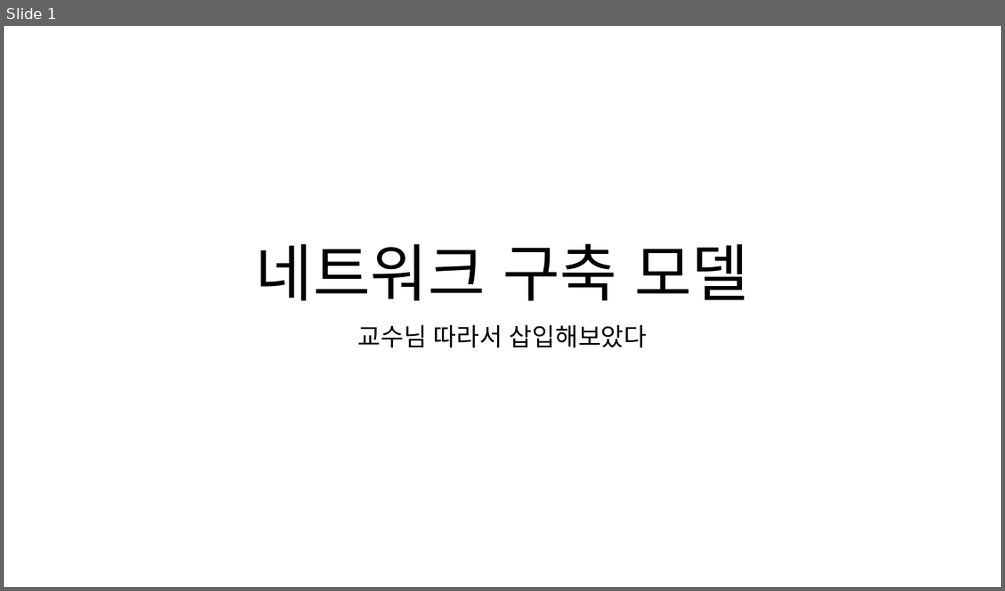
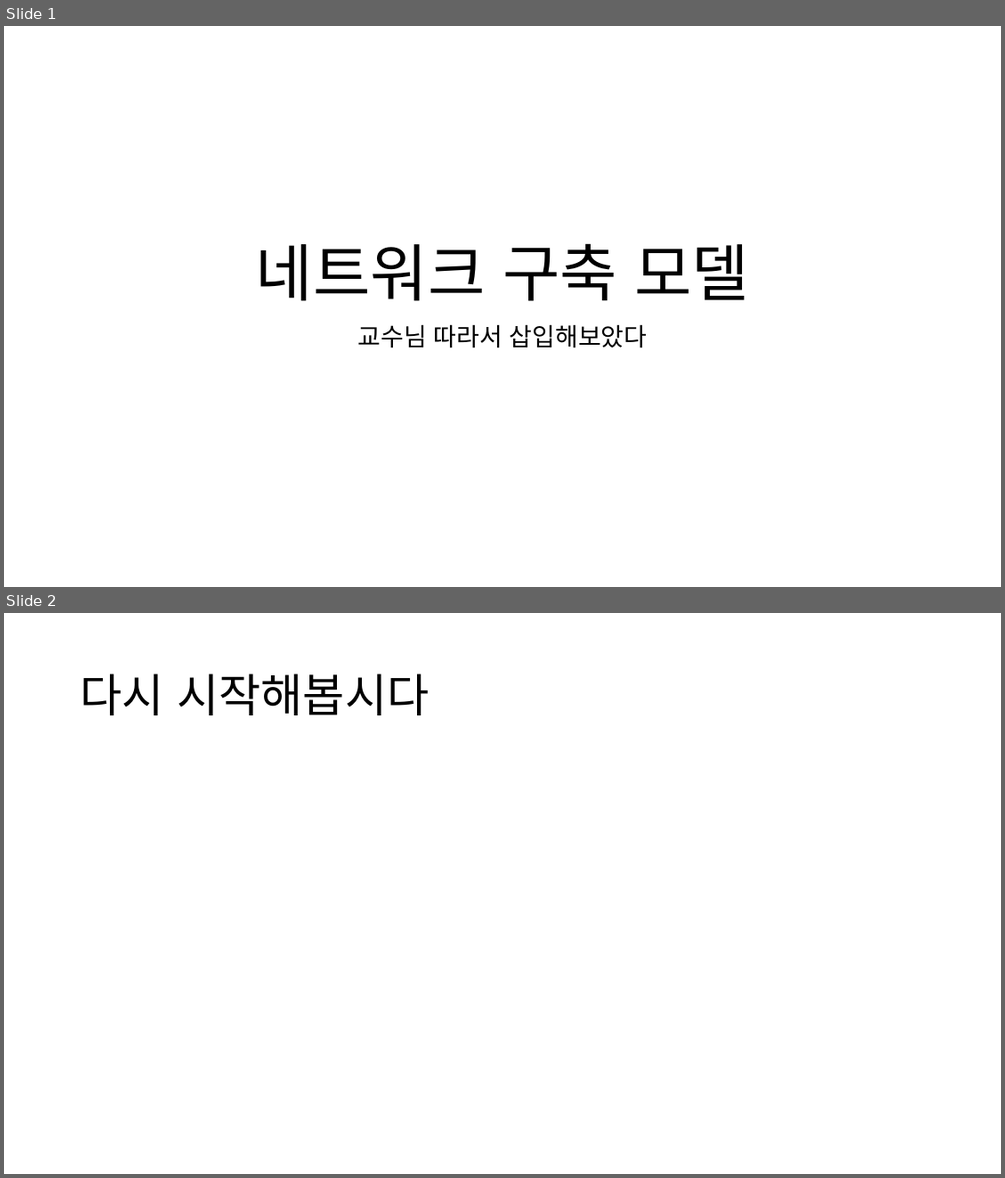
Before and after one commit to lave29/RPIInterfaceProject, a slide deck: 네트워크.pptx. Shown one above the other, each under a label of ours: slide 1 before the commit, slides 1 and 2 after it. The pictures are 1005x591 and 1005x1178 pixels, drawn with LibreOffice and Linux fonts; fonts in the diff are those of the drawing. Boxes give left, top, right and bottom in pixels: in the first picture for what was removed or moved away, otherwise in the second. Text is boxed around its words. In the diff, an @@ line names an element or a change of style, - is before the commit and + after.

Commit message:
다시 시작함

```diff
--- a/네트워크.pptx
+++ b/네트워크.pptx
@@ slide 2 added at (4,613,1001,1174), background #FFFFFF @@
@@ title added at (80,674,429,715), 44 pt, text #000000 @@
+다시 시작해봅시다
```
Also in this commit, not shown: 1 slide removed.
